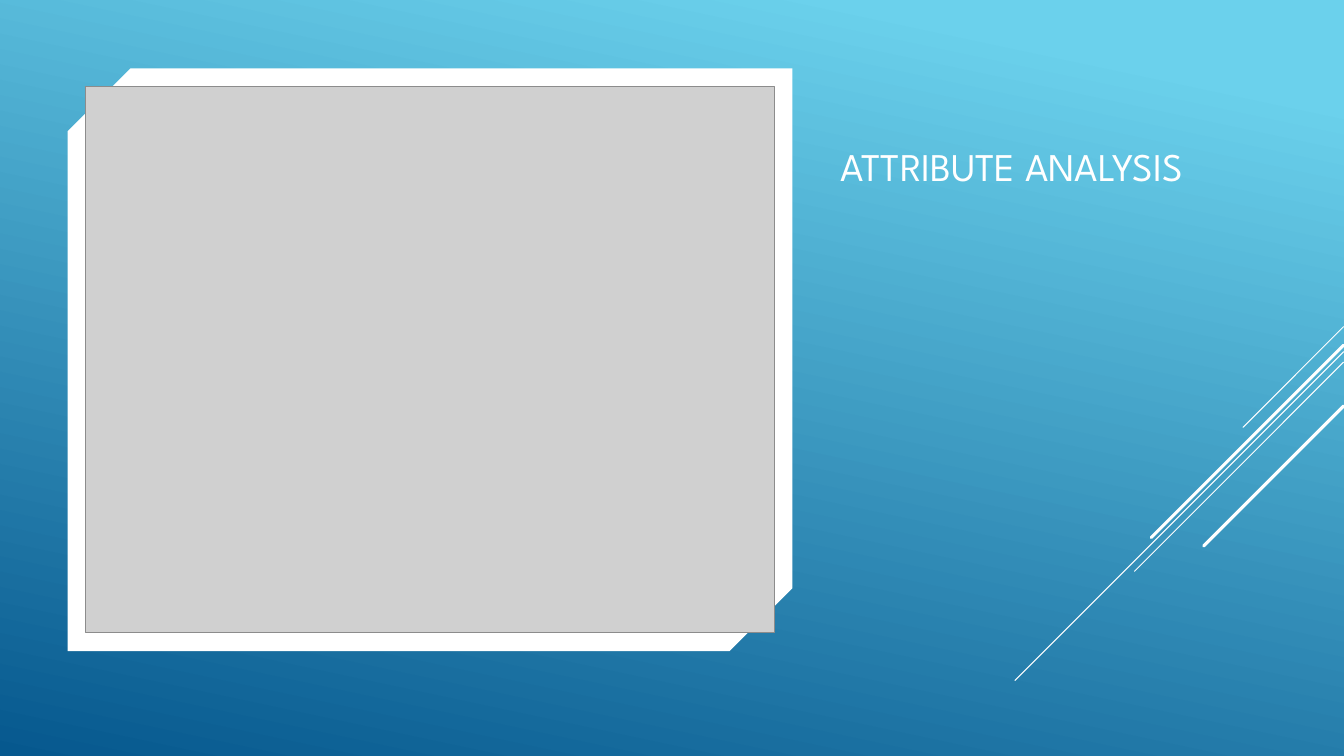
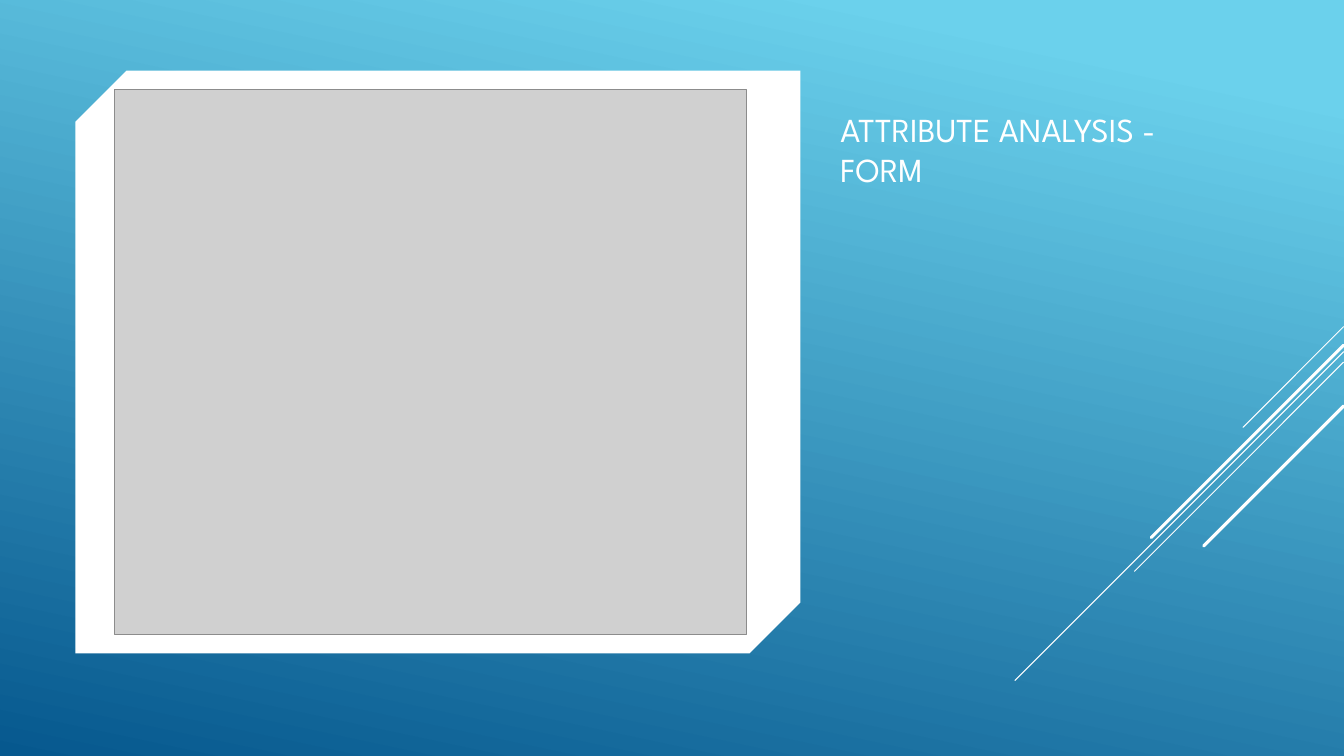
Before and after one commit to russell-brady/data-mining, a slide deck: slide 8 of Documents/WorkshopGroup40.pptx (slide 5 before the commit). Drawn at 1344x756 pixels with LibreOffice and Linux fonts; fonts in the diff are those of the drawing; grey boxes stand for pictures. Boxes give left, top, right and bottom in pixels: in the first picture for what was removed or moved away, otherwise in the second. Text is boxed around its words. In the diff, an @@ line names an element or a change of style, - is before the commit and + after.

Commit message:
updated powerpoint

```diff
--- a/Documents/WorkshopGroup40.pptx
+++ b/Documents/WorkshopGroup40.pptx
@@ background gradient #6ED2EB to #06588E to #FFFFFF @@
@@ rectangle added at bbox=[0, 0, 1344, 756], fill gradient #6ED2EB to #06588E @@
@@ snip diag rect: place and size @@
-snip diag rect at bbox=[68, 69, 792, 651]
+snip diag rect at bbox=[76, 71, 801, 653]
@@ snip diag rect at bbox=[76, 71, 801, 653]: proportions changed @@
@@ picture: place and size @@
-picture at bbox=[86, 87, 774, 633]
+picture at bbox=[115, 90, 747, 635]
@@ title at bbox=[840, 119, 1134, 183]: text changed; size 28 to 24 pt @@
-ATTRIBUTE ANALYSIS
+ATTRIBUTE ANALYSIS - FORM
```
Also in this commit, not shown: 2 other slides changed, 3 slides added, 2 slides removed, 2 other files.
